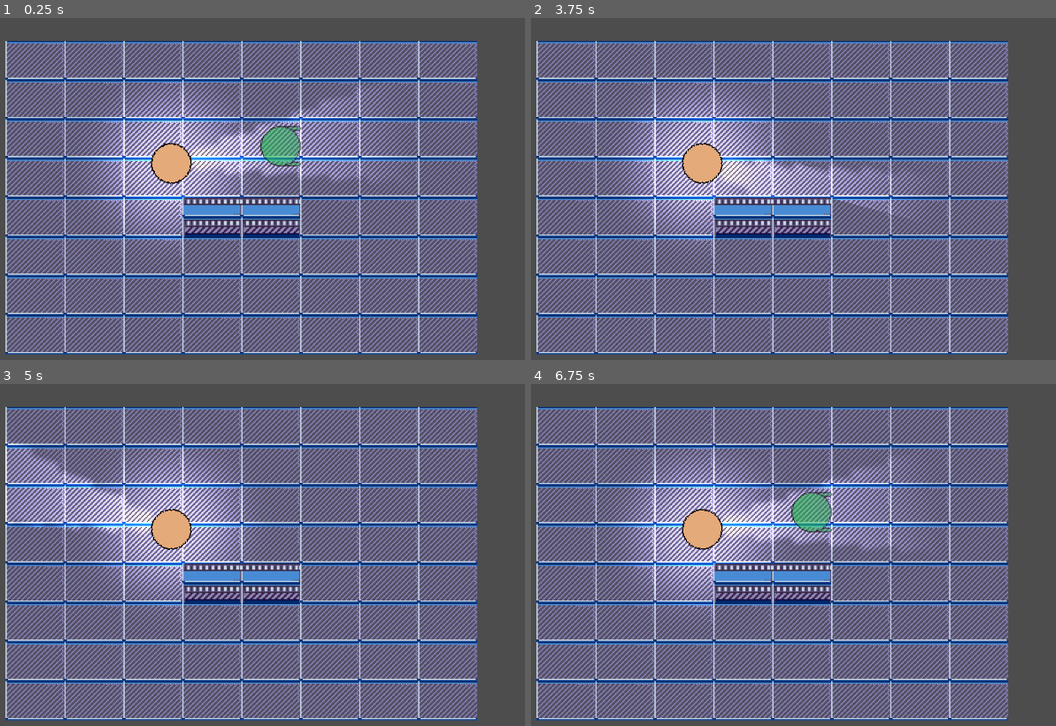
Above: before the commit, frames 1-4 (two rows, left to right).
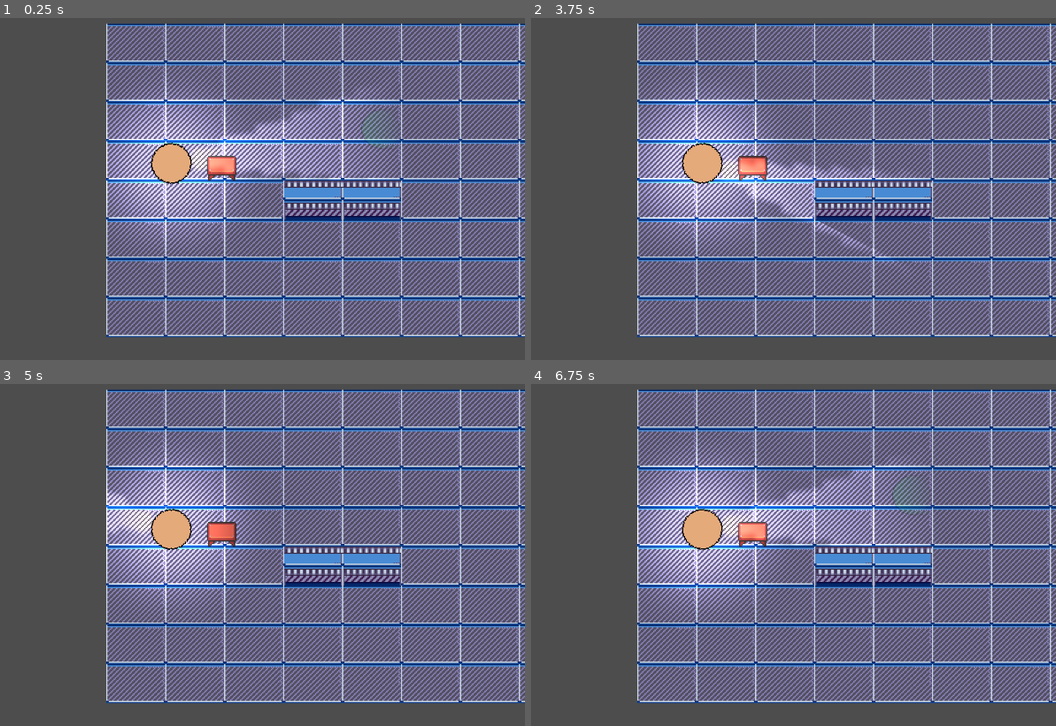
Above: after the commit, the same moments.

Repository: WasgehtPro/GameJam
Game: Godot game, scene res://Levels/main_level.tscn
Two runs of this game, one before a commit and one after it. Both use one fixed random seed, a clock stepped at 60 frames per second and the inputs below. This scene is started directly instead of the project's main scene.
Inputs (mouse positions are in pixels of both pictures, inside the frame that each line leads up to):
- Up to frame 1 (0.25 s): no input
- Up to frame 2 (3.75 s): tap Enter at 0.5, 2, 3.5 s; move the mouse to (856, 144) at 0.52 s; tap Space at 1.25, 2.75 s; move the mouse to (562, 182) at 1.27 s; move the mouse to (772, 76) at 2.02 s; move the mouse to (667, 243) at 2.77 s; move the mouse to (914, 223) at 3.52 s
- Up to frame 3 (5 s): tap Space at 4.25 s; move the mouse to (outside the picture) at 4.27 s
- Up to frame 4 (6.75 s): move the mouse to (735, 531) at 5.02 s; move the mouse to (594, 431) at 5.77 s; move the mouse to (856, 510) at 6.52 s

The runs differ from the first frame. In frame 1, 50% of the frame differs, in the area x 1-100%, y 1-99%; in frame 2, 49%; in frame 3, 50%; in frame 4, 50%.

Commit message:
move objects

Diff:
--- a/Levels/main_level.tscn
+++ b/Levels/main_level.tscn
@@ -1,8 +1,9 @@
-[gd_scene load_steps=8 format=3 uid="uid://duck3ak2bysci"]
+[gd_scene load_steps=9 format=3 uid="uid://duck3ak2bysci"]
 
 [ext_resource type="Texture2D" uid="uid://cowwuhvi80ksk" path="res://Tiles/tilesFloor.png" id="1_baxrm"]
 [ext_resource type="PackedScene" uid="uid://bmt1aict1k0h8" path="res://Player/Player.tscn" id="2_1vqtv"]
 [ext_resource type="Texture2D" uid="uid://c3f8571wobsrx" path="res://Enemy/Zombie.png" id="3_m5j0w"]
+[ext_resource type="PackedScene" uid="uid://ctr4vn7onx23o" path="res://Objects/table.tscn" id="4_k8woj"]
 
 [sub_resource type="TileSetAtlasSource" id="TileSetAtlasSource_hpflr"]
 texture = ExtResource("1_baxrm")
@@ -159,7 +160,7 @@
 light_mode = 2
 
 [node name="MainLevel" type="Node2D"]
-position = Vector2(524, 315)
+position = Vector2(143, 128)
 
 [node name="TileMap" type="TileMap" parent="."]
 texture_filter = 1
@@ -172,7 +173,7 @@
 occluder_light_mask = 3
 
 [node name="Player" parent="." instance=ExtResource("2_1vqtv")]
-position = Vector2(-9, -28)
+position = Vector2(-91, -14)
 rotation = -0.144446
 
 [node name="Icon" type="Sprite2D" parent="."]
@@ -181,3 +182,6 @@
 material = SubResource("CanvasItemMaterial_l4mic")
 position = Vector2(80, -42)
 texture = ExtResource("3_m5j0w")
+
+[node name="Table" parent="." instance=ExtResource("4_k8woj")]
+position = Vector2(-50, -12)
--- /dev/null
+++ b/Objects/table.gd
@@ -0,0 +1,13 @@
+extends RigidBody2D
+
+var goal = Vector2(0, 0)
+var strength = 0.1
+# Called when the node enters the scene tree for the first time.
+func _ready():
+	pass # Replace with function body.
+
+
+# Called every frame. 'delta' is the elapsed time since the previous frame.
+func _process(delta):
+	#apply_force((goal - global_position) * strength)
+	pass
--- /dev/null
+++ b/Objects/table.tscn
@@ -0,0 +1,27 @@
+[gd_scene load_steps=5 format=3 uid="uid://ctr4vn7onx23o"]
+
+[ext_resource type="Script" path="res://Objects/table.gd" id="1_gm3kg"]
+[ext_resource type="Texture2D" uid="uid://dwcrftwp3fxpl" path="res://furniture9.png" id="1_saxc0"]
+
+[sub_resource type="PhysicsMaterial" id="PhysicsMaterial_73ohr"]
+friction = 0.5
+
+[sub_resource type="RectangleShape2D" id="RectangleShape2D_csh1y"]
+size = Vector2(24, 17)
+
+[node name="Table" type="RigidBody2D"]
+y_sort_enabled = true
+mass = 5.17
+physics_material_override = SubResource("PhysicsMaterial_73ohr")
+gravity_scale = 0.0
+can_sleep = false
+linear_damp = 1.0
+script = ExtResource("1_gm3kg")
+
+[node name="CollisionShape2D" type="CollisionShape2D" parent="."]
+position = Vector2(0, 3.5)
+shape = SubResource("RectangleShape2D_csh1y")
+
+[node name="Sprite2D" type="Sprite2D" parent="."]
+texture_filter = 1
+texture = ExtResource("1_saxc0")
--- a/Player/Player.tscn
+++ b/Player/Player.tscn
@@ -7,9 +7,14 @@
 [sub_resource type="GDScript" id="GDScript_5151p"]
 script/source = "extends CharacterBody2D
 
+var grabForce = 25
+var pushForce = 1000
+var speed = 75.0
+var slowDown = speed * 0.2
+var obj
 
-var speed = 300.0
-var slowDown = speed * 0.2
+@onready var hands = $Hands
+@onready var grabRange: RayCast2D = $GrabRange
 
 # Get the gravity from the project settings to be synced with RigidBody nodes.
 var gravity = ProjectSettings.get_setting(\"physics/2d/default_gravity\")
@@ -29,7 +34,25 @@
 	else:
 		velocity = Vector2(move_toward(velocity.x, 0, slowDown), move_toward(velocity.y, 0, slowDown))
 
-	move_and_slide()
+	if Input.is_action_pressed(\"Push\"):
+		if not obj:
+			obj = grabRange.get_collider()
+
+		if obj is RigidBody2D:
+			obj.collision_layer = 2
+			obj.apply_force((hands.global_position - obj.global_position) * grabForce / obj.mass)
+	elif Input.is_action_just_released(\"Push\"):
+		if obj:
+			obj.collision_layer = 1
+			obj = null
+
+
+
+	if move_and_slide():
+		var col = get_last_slide_collision()
+		var obj: RigidBody2D = col.get_collider()
+		if obj is RigidBody2D:
+			obj.apply_force(col.get_normal() * -pushForce / obj.mass)
 "
 
 [sub_resource type="CircleShape2D" id="CircleShape2D_axj04"]
@@ -46,11 +69,6 @@
 light_mask = 4
 texture_filter = 1
 texture = ExtResource("1_l0e7v")
-
-[node name="Camera2D" type="Camera2D" parent="."]
-rotation = -1.5708
-zoom = Vector2(2, 2)
-position_smoothing_enabled = true
 
 [node name="PointLight2D" type="PointLight2D" parent="."]
 shadow_enabled = true
@@ -77,3 +95,14 @@
 shadow_item_cull_mask = 2
 texture = ExtResource("3_8sk5g")
 texture_scale = 2.0
+
+[node name="Hands" type="Node2D" parent="."]
+position = Vector2(30, 0)
+
+[node name="Camera2D" type="Camera2D" parent="."]
+rotation = -1.5708
+zoom = Vector2(2, 2)
+position_smoothing_enabled = true
+
+[node name="GrabRange" type="RayCast2D" parent="."]
+target_position = Vector2(30, 0)
--- a/project.godot
+++ b/project.godot
@@ -37,3 +37,8 @@
 "events": [Object(InputEventKey,"resource_local_to_scene":false,"resource_name":"","device":-1,"window_id":0,"alt_pressed":false,"shift_pressed":false,"ctrl_pressed":false,"meta_pressed":false,"pressed":false,"keycode":0,"physical_keycode":68,"key_label":0,"unicode":100,"echo":false,"script":null)
 ]
 }
+Push={
+"deadzone": 0.5,
+"events": [Object(InputEventKey,"resource_local_to_scene":false,"resource_name":"","device":-1,"window_id":0,"alt_pressed":false,"shift_pressed":false,"ctrl_pressed":false,"meta_pressed":false,"pressed":false,"keycode":0,"physical_keycode":32,"key_label":0,"unicode":32,"echo":false,"script":null)
+]
+}
Binary file added: furniture9.png
Not shown, added: furniture9.png.import
